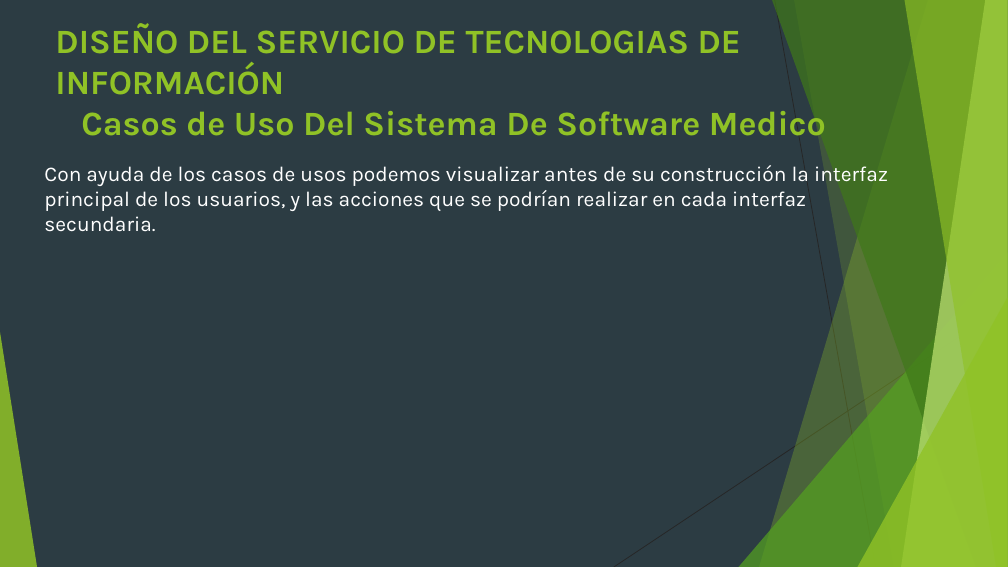
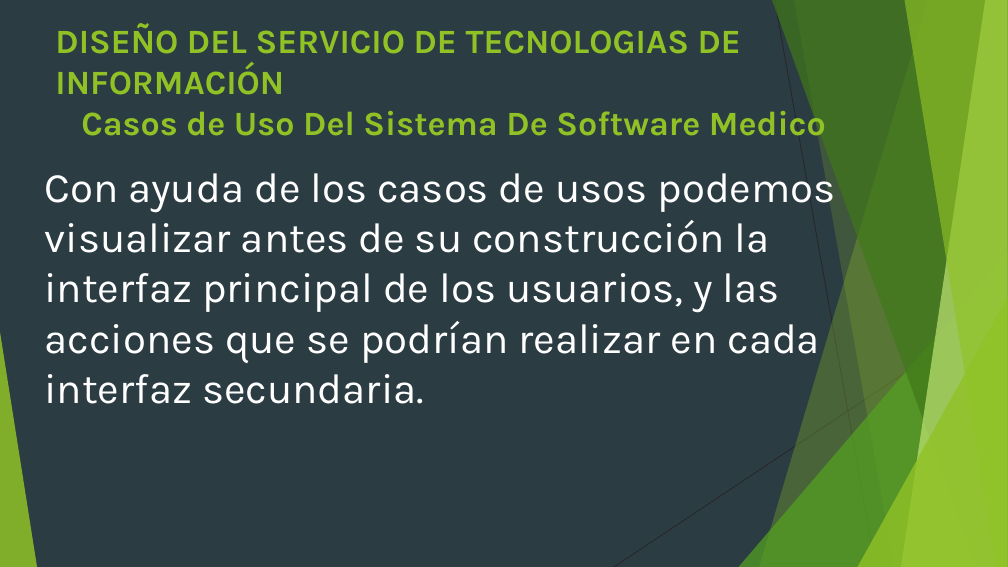
Before and after one commit to Alchaz/GasLmn, a slide deck: slide 18 of presentacion articulo grado.pptx. Drawn at 1008x567 pixels with LibreOffice and Linux fonts; fonts in the diff are those of the drawing. Boxes give left, top, right and bottom in pixels: in the first picture for what was removed or moved away, otherwise in the second. Text is boxed around its words. In the diff, an @@ line names an element or a change of style, - is before the commit and + after.

```diff
--- a/presentacion articulo grado.pptx
+++ b/presentacion articulo grado.pptx
@@ text "Con ayuda de los casos ..." at (x1=44, y1=164, x2=836, y2=404): size 20 to 40 pt @@
```
Also in this commit, not shown: 3 other slides changed, 11 slides added, 3 slides removed.
